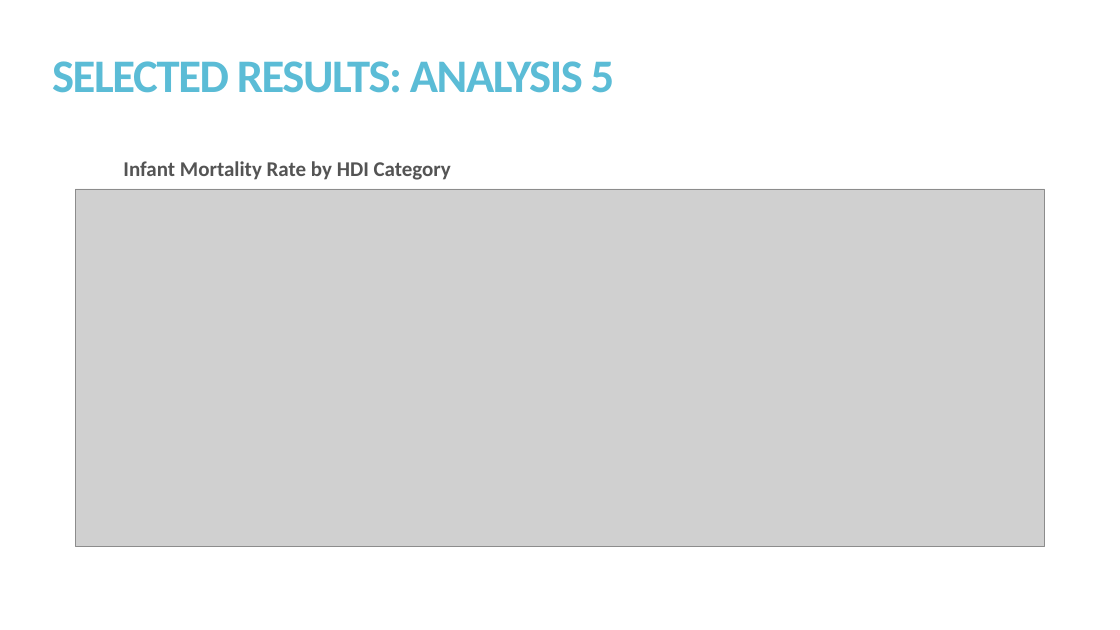
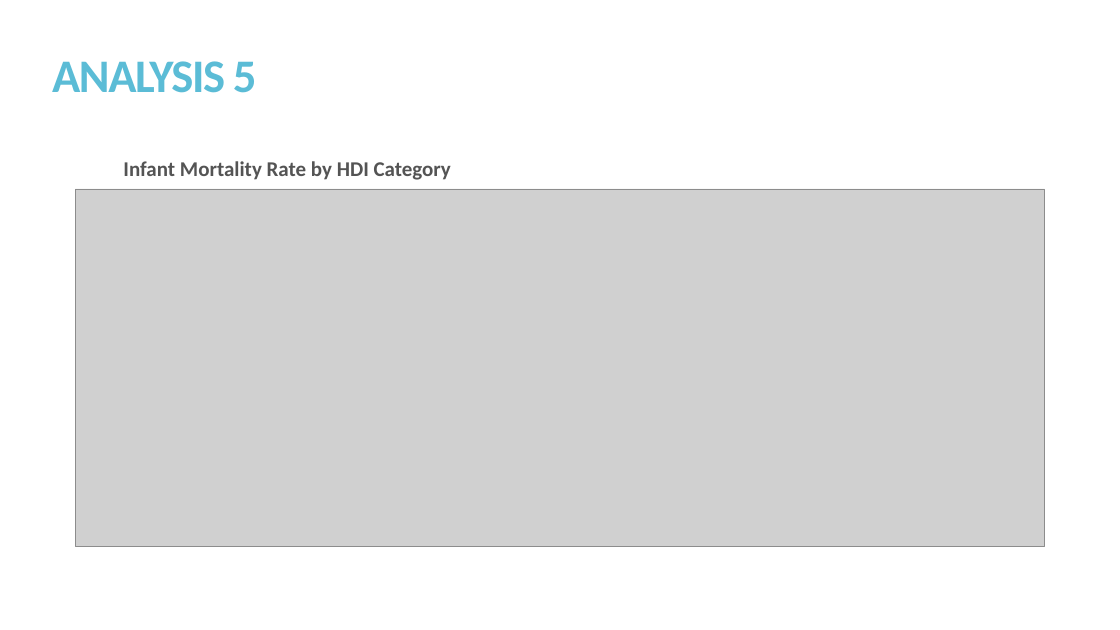
Before and after one commit to kmprioliPROF/MAT_8452_Final_Project, a slide deck: slide 16 of Prioli_Final_Proj.pptx (slide 17 before the commit). Drawn at 1120x630 pixels with LibreOffice and Linux fonts; fonts in the diff are those of the drawing; grey boxes stand for pictures. Boxes give left, top, right and bottom in pixels: in the first picture for what was removed or moved away, otherwise in the second. Text is boxed around its words. In the diff, an @@ line names an element or a change of style, - is before the commit and + after.

Commit message:
Modifying Analysis 1 to include bootstrapping and some changes to Analysis 4 interpretation; some edits to slides

```diff
--- a/Prioli_Final_Proj.pptx
+++ b/Prioli_Final_Proj.pptx
@@ title at (x1=52, y1=61, x2=257, y2=93): text changed @@
-SELECTED RESULTS: ANALYSIS 5
+ANALYSIS 5
```
Also in this commit, not shown: 6 other slides changed, 5 slides added, 3 slides removed, 1 other file.
